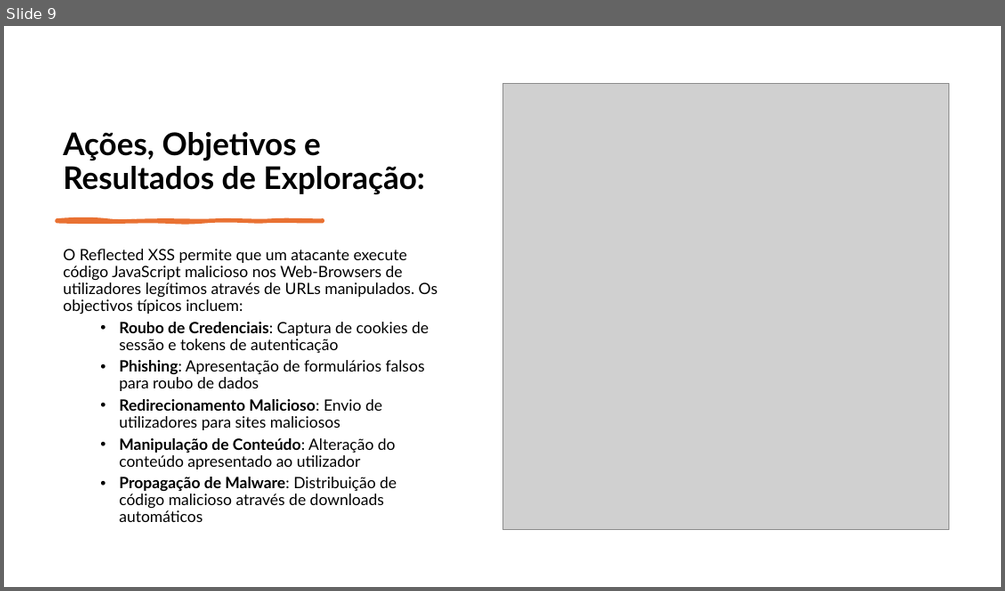
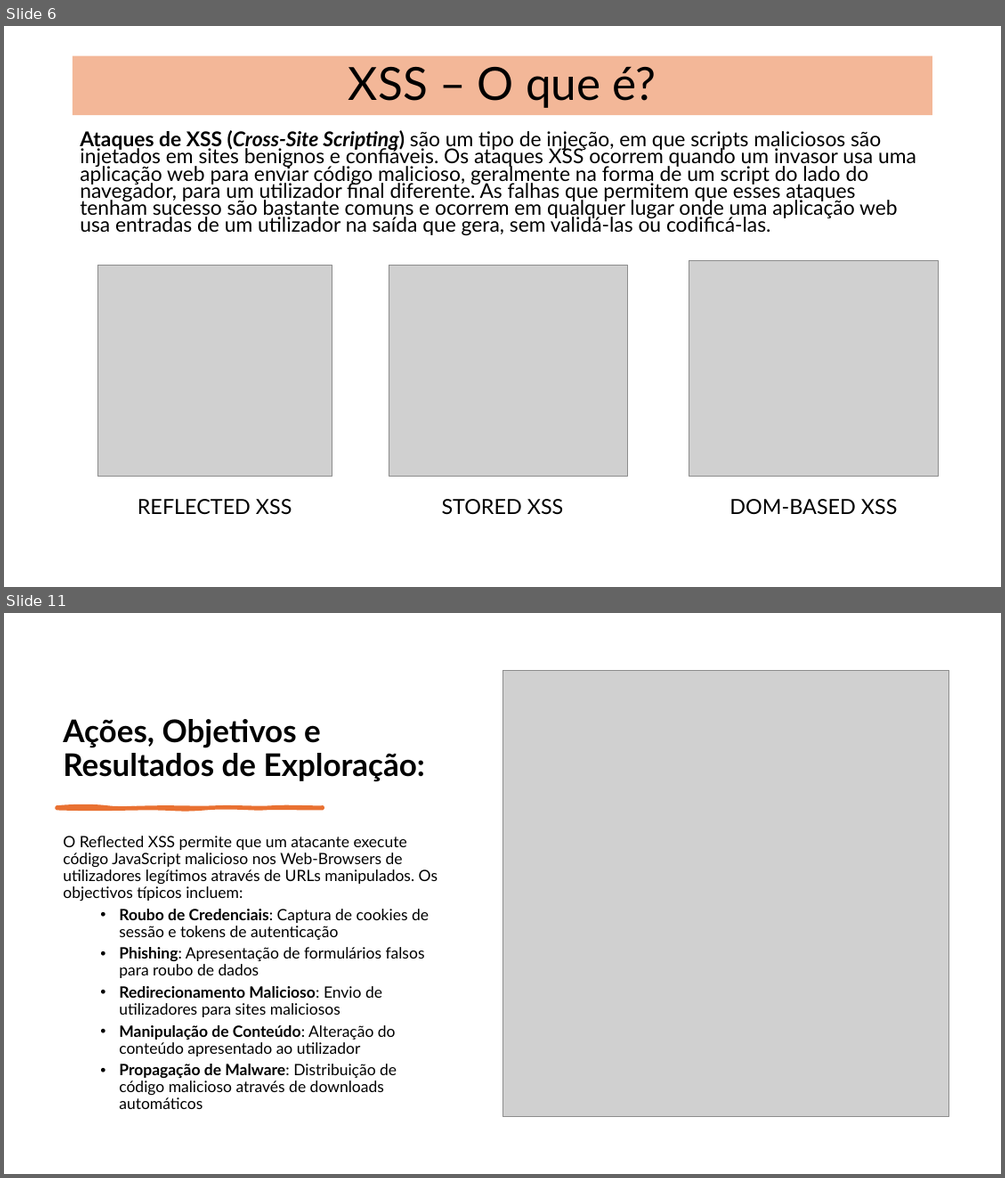
Before and after one commit to ATMD4/CiberWork, a slide deck: Análise de Vulnerabilidades.pptx. Shown one above the other, each under a label of ours: slide 9 before the commit, slides 6 and 11 after it; the slides between them are not shown. The pictures are 1005x591 and 1005x1178 pixels, drawn with LibreOffice and Linux fonts; fonts in the diff are those of the drawing; grey boxes stand for pictures. Boxes give left, top, right and bottom in pixels: in the first picture for what was removed or moved away, otherwise in the second. Text is boxed around its words. In the diff, an @@ line names an element or a change of style, - is before the commit and + after.

```diff
--- a/Análise de Vulnerabilidades.pptx
+++ b/Análise de Vulnerabilidades.pptx
@@ slide 6 added at (4,26,1001,587), background #FFFFFF @@
@@ title added at (73,56,933,115), fill #E97132 at 50% opacity, 44 pt, text #000000 @@
+XSS – O que é?
@@ text added at (80,130,916,235), 19.6 pt, text #000000 @@
+Ataques de XSS (Cross-Site Scripting) são um tipo de injeção, em que scripts maliciosos são injetados em sites benignos e confiáveis. Os ataques XSS ocorrem quando um invasor usa uma aplicação web para enviar código malicioso, geralmente na forma de um script do lado do navegador, para um utilizador final diferente. As falhas que permitem que esses ataques tenham sucesso são bastante comuns e ocorrem em qualquer lugar onde uma aplicação web usa entradas de um utilizador na saída que gera, sem validá-las ou codificá-las.
@@ picture added at (97,265,332,476) @@
@@ picture added at (389,265,628,476) @@
@@ picture added at (689,261,938,476) @@
@@ text added at (138,499,292,515), 20 pt, text #000000 @@
+REFLECTED XSS
@@ text added at (442,499,563,515), 20 pt, text #000000 @@
+STORED XSS
@@ text added at (729,499,898,514), 20 pt, text #000000 @@
+DOM-BASED XSS
@@ what was slide 9 is now slide 11 @@
```
Also in this commit, not shown: 5 slides changed, 4 other slides added, 2 slides removed.
